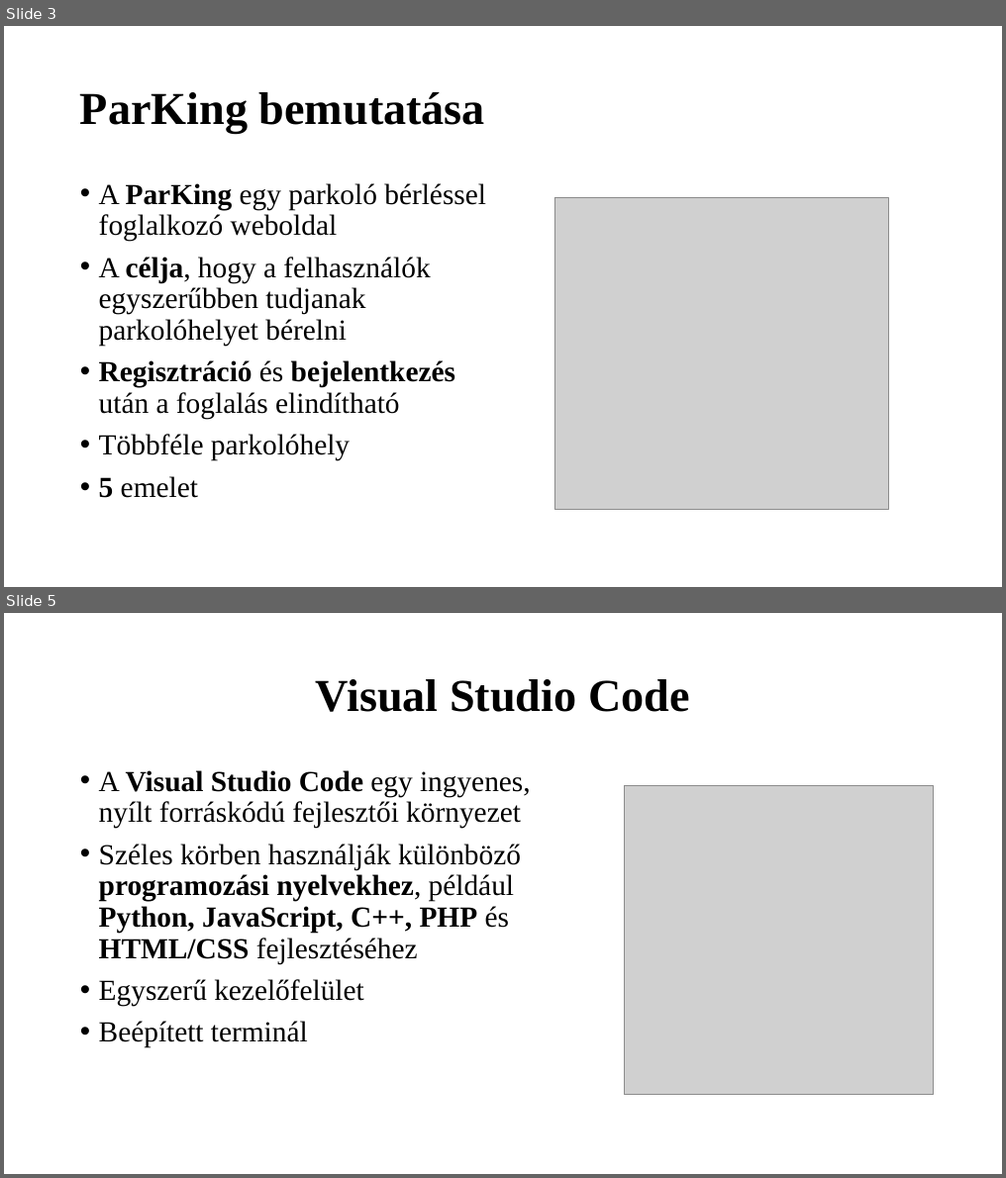
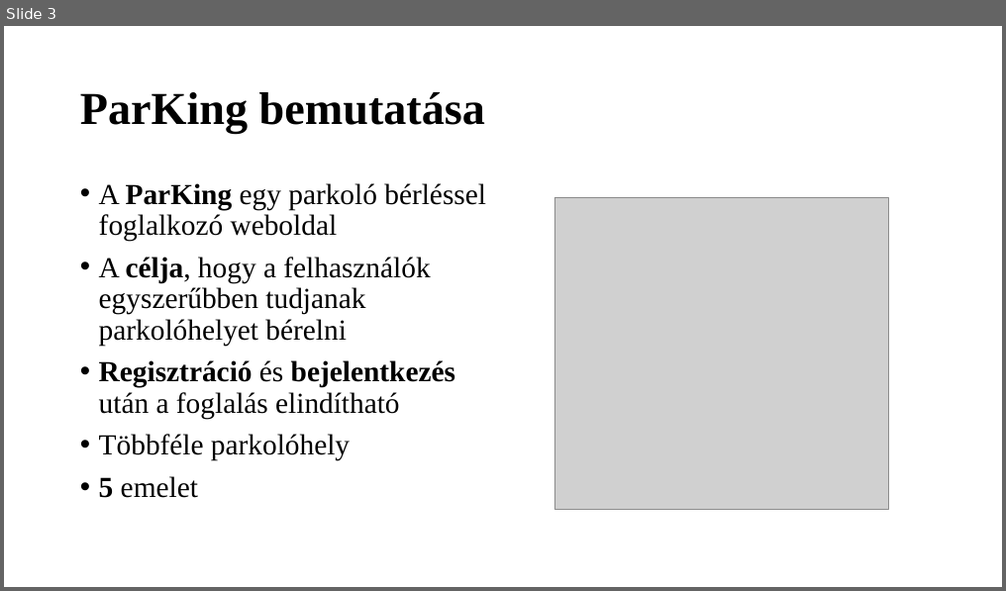
Before and after one commit to K0RN3L07/ParKing, a slide deck: Dokumentáció/ParKing-prezentacio.pptx. Shown one above the other, each under a label of ours: slides 3 and 5 before the commit, slide 3 after it; the slides between them are not shown. The pictures are 1006x1178 and 1006x591 pixels, drawn with LibreOffice and Linux fonts; fonts in the diff are those of the drawing; grey boxes stand for pictures. Boxes give left, top, right and bottom in pixels: in the first picture for what was removed or moved away, otherwise in the second. Text is boxed around its words. In the diff, an @@ line names an element or a change of style, - is before the commit and + after.

```diff
--- a/Dokumentáció/ParKing-prezentacio.pptx
+++ b/Dokumentáció/ParKing-prezentacio.pptx
@@ slide 5 removed at box(4, 613, 1002, 1174), background #FFFFFF @@
@@ title removed at box(316, 679, 690, 712) @@
-Visual Studio Code
@@ text removed at box(99, 770, 531, 1049) @@
-• A Visual Studio Code egy ingyenes, nyílt forráskódú fejlesztői környezet
-• Széles körben használják különböző programozási nyelvekhez, például Python, JavaScript, C++, PHP és HTML/CSS fejlesztéséhez
-• Egyszerű kezelőfelület
-• Beépített terminál
@@ picture removed at box(625, 786, 934, 1095) @@
```
Also in this commit, not shown: 3 slides changed, 11 other slides removed, 1 other file.
